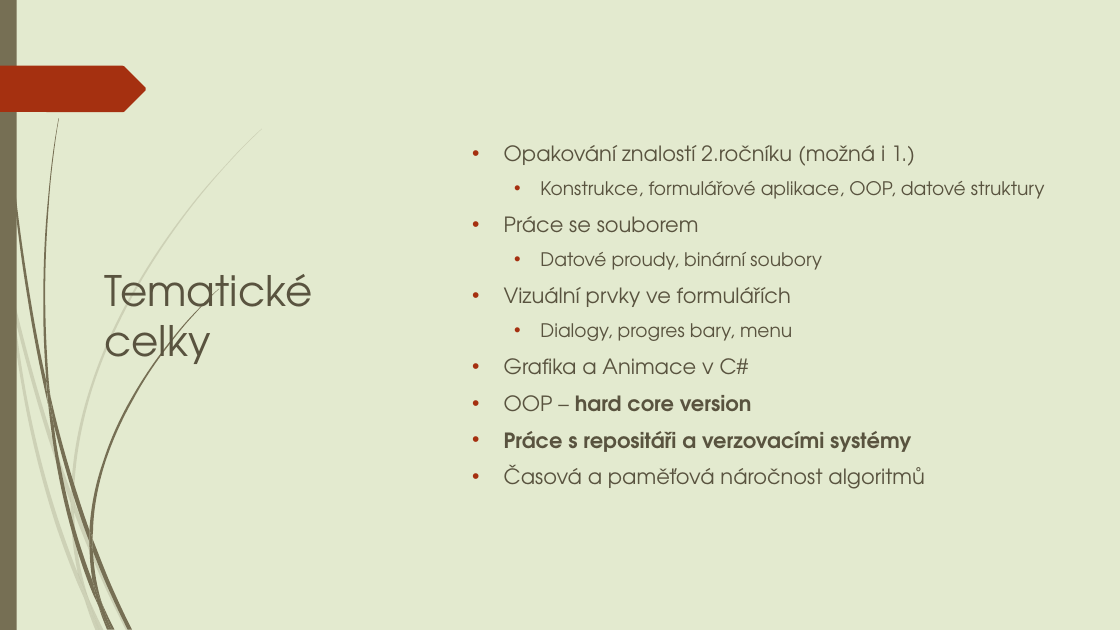
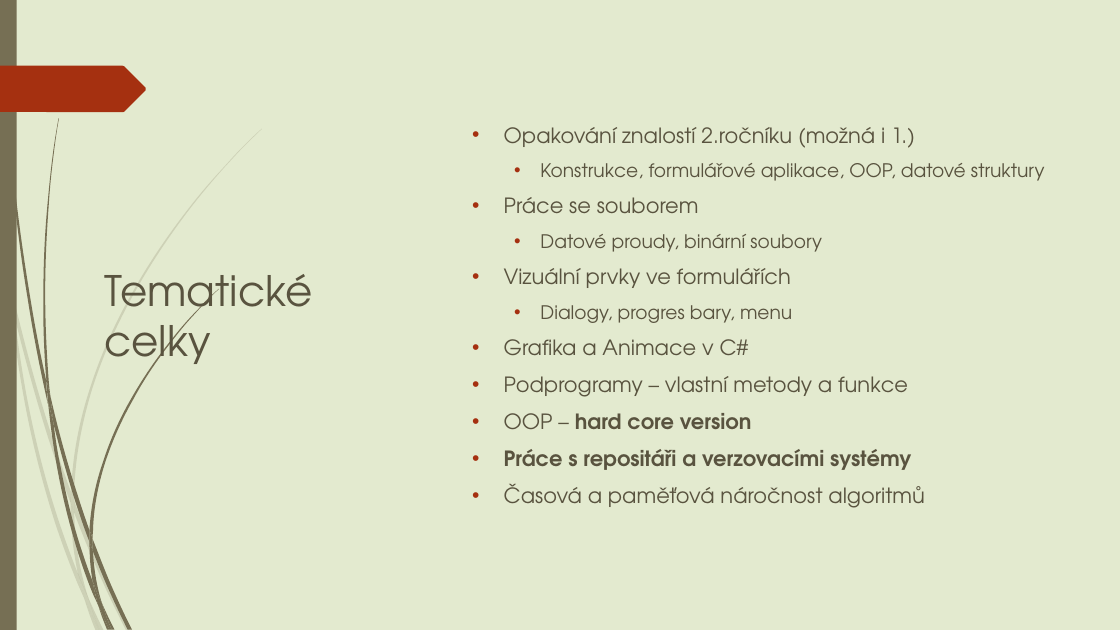
Before and after one commit to dawissl/hradebni, a slide deck: slide 6 of Prezentace/3. ročník/ppt/PGM - 00 Úvodní hodina.pptx. Drawn at 1120x630 pixels with LibreOffice and Linux fonts; fonts in the diff are those of the drawing. Boxes give left, top, right and bottom in pixels: in the first picture for what was removed or moved away, otherwise in the second. Text is boxed around its words. In the diff, an @@ line names an element or a change of style, - is before the commit and + after.

```diff
--- a/Prezentace/3. ročník/ppt/PGM - 00 Úvodní hodina.pptx
+++ b/Prezentace/3. ročník/ppt/PGM - 00 Úvodní hodina.pptx
@@ text at box(504, 376, 908, 397): paragraph added @@
+• Podprogramy – vlastní metody a funkce
```
Also in this commit, not shown: 46 other files.
